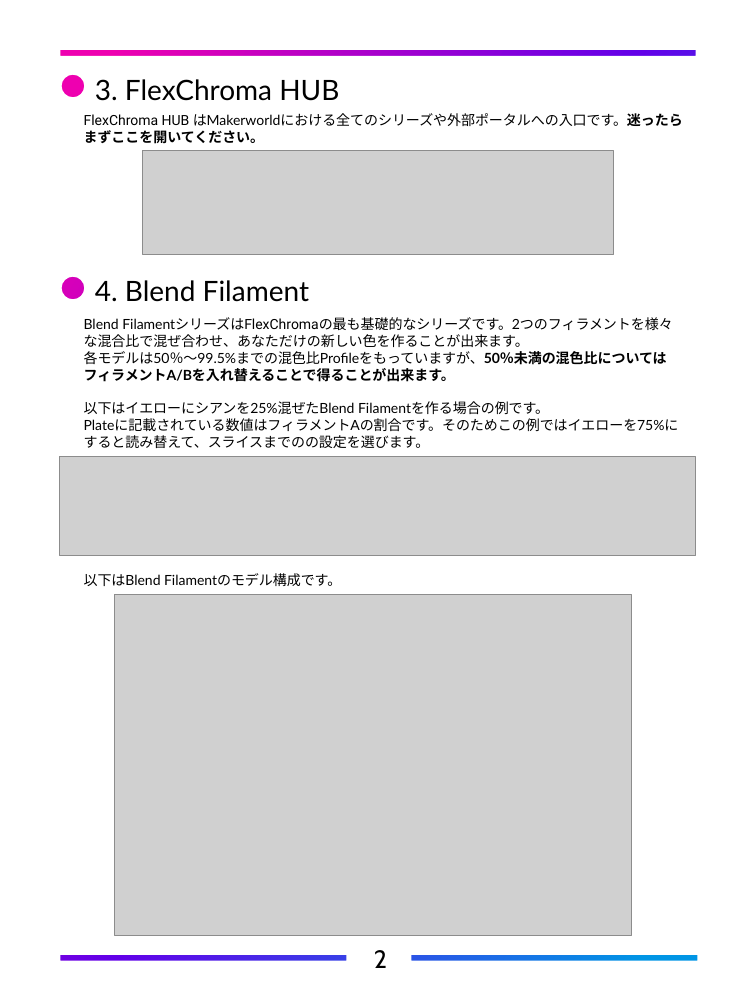
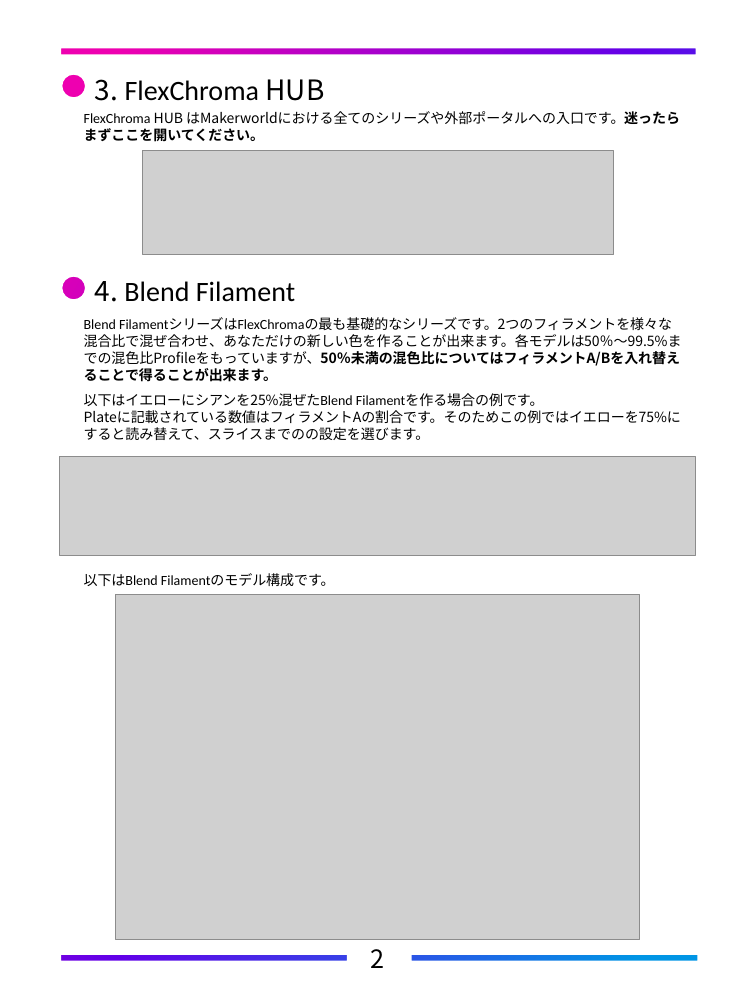
Before and after one commit to FlexChromaHQ/FlexChroma, a slide deck: slide 6 of Documents/Original/FlexChroma_Tour_Guide_JP.pptx. Drawn at 756x1008 pixels with LibreOffice and Linux fonts; fonts in the diff are those of the drawing; grey boxes stand for pictures. Boxes give left, top, right and bottom in pixels: in the first picture for what was removed or moved away, otherwise in the second. Text is boxed around its words. In the diff, an @@ line names an element or a change of style, - is before the commit and + after.

```diff
--- a/Documents/Original/FlexChroma_Tour_Guide_JP.pptx
+++ b/Documents/Original/FlexChroma_Tour_Guide_JP.pptx
@@ freeform shape at (0, 0, 755, 1008): outline redrawn @@
@@ rectangle: place and size @@
-rectangle at (4, 5, 753, 1003)
+rectangle at (7, 10, 748, 998)
@@ text "3. FlexChroma HUB" at (95, 79, 324, 101): font Lato to Noto Sans CJK JP in "3. HUB"; font Lato to Calibri in "FlexChroma" @@
@@ text "FlexChroma HUB はMakerworldにおける全てのシリーズや外部ポータルへの入口です。迷ったらまずここを ..." at (84, 111, 680, 142): font Roboto to Calibri in "FlexChroma"; font Roboto to Noto Sans CJK JP in "HUB"; font Lato to Noto Sans CJK JP in "はMakerworldにおける全てのシリーズや外部ポータルへの入口です。迷ったらまずここを開いてください。" @@
@@ text "4. Blend Filament" at (95, 281, 295, 302): font Lato to Noto Sans CJK JP in "4."; font Lato to Calibri in "Blend Filament" @@
@@ text at (84, 317, 682, 382): text changed; font Lato to Noto Sans CJK JP @@
-Blend FilamentシリーズはFlexChromaの最も基礎的なシリーズです。2つのフィラメントを様々な混合比で混ぜ合わせ、あなただけの新しい色を作ることが出来ます。
-各モデルは50％～99.5%までの混色比Profileをもっていますが、50％未満の混色比についてはフィラメントA/Bを入れ替えることで得ることが出来ます。
+Blend FilamentシリーズはFlexChromaの最も基礎的なシリーズです。2つのフィラメントを様々な混合比で混ぜ合わせ、あなただけの新しい色を作ることが出来ます。各モデルは50％～99.5%までの混色比Profileをもっていますが、50％未満の混色比についてはフィラメントA/Bを入れ替えることで得ることが出来ます。
@@ text at (84, 393, 681, 440): font Lato to Noto Sans CJK JP in "以下はイエローにシアンを25%混ぜたBlend Filamentを作る場合の例です。", "Plateに記載されている数値はフィラメントAの割合です。そのためこの例ではイエローを75%にすると読み替えて、スライス ..."; font Lato to Calibri in "以下はイエローにシアンを25%混ぜたBlend Filamentを作る場合の例です。" @@
@@ text "以下はBlend Filamentのモデル構成です。" at (84, 573, 335, 586): font Lato to Noto Sans CJK JP, font Lato to Calibri in "以下はBlend Filamentのモデル構成です。" @@
@@ picture: place and size @@
-picture at (115, 595, 632, 935)
+picture at (116, 594, 640, 938)
@@ text "2" at (371, 949, 385, 968): font Cabin to Noto Sans CJK JP @@
```
Also in this commit, not shown: 5 other slides changed, 19 other files.
